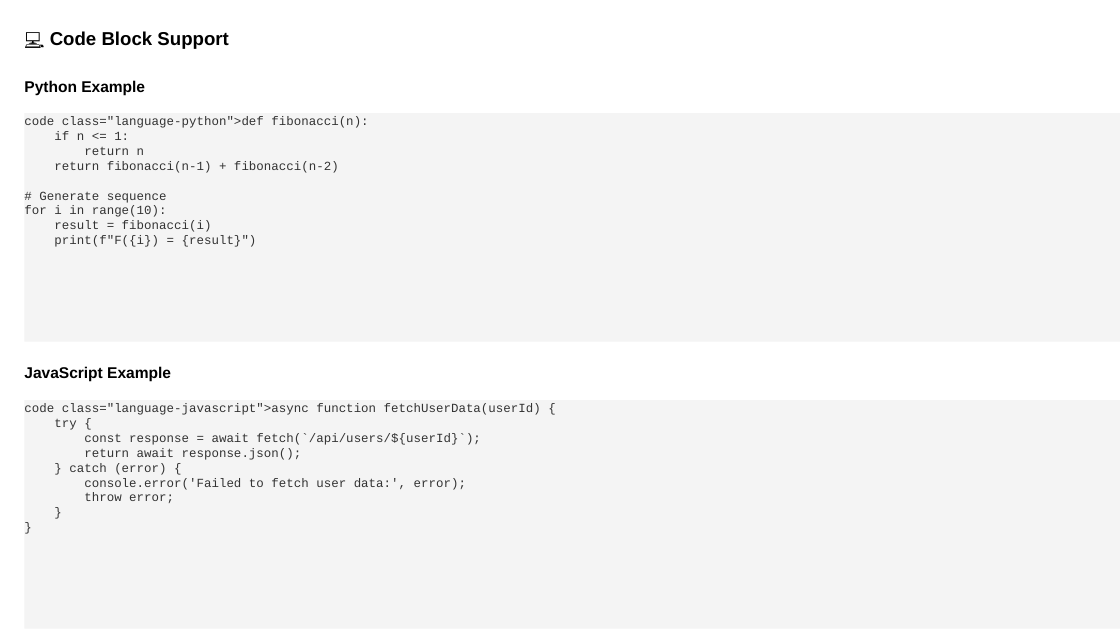
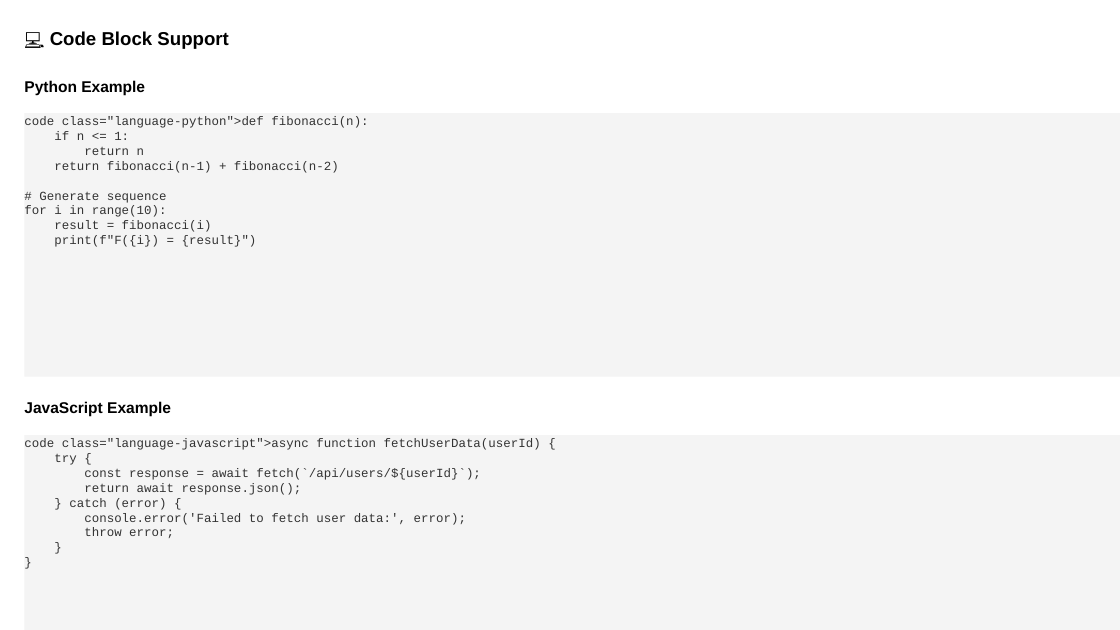
Before and after one commit to louisazhou/slidegenerator, a slide deck: slide 5 of output/comprehensive_demo_default.pptx. Drawn at 1120x630 pixels with LibreOffice and Linux fonts; fonts in the diff are those of the drawing. Boxes give left, top, right and bottom in pixels: in the first picture for what was removed or moved away, otherwise in the second. Text is boxed around its words. In the diff, an @@ line names an element or a change of style, - is before the commit and + after.

```diff
--- a/output/comprehensive_demo_default.pptx
+++ b/output/comprehensive_demo_default.pptx
@@ rectangle "code class="language-python">def fibonacci(n): if n ...": place and size @@
-rectangle "code class="language-python">def fibonacci(n): if n ..." at [25, 113, 1120, 342]
+rectangle "code class="language-python">def fibonacci(n): if n ..." at [25, 113, 1120, 376]
@@ text "JavaScript Example": place and size @@
-text "JavaScript Example" at [24, 366, 171, 381]
+text "JavaScript Example" at [24, 401, 171, 416]
@@ rectangle "code class="language-javascript">async function fetchUserDat ...": place and size @@
-rectangle "code class="language-javascript">async function fetchUserDat ..." at [25, 400, 1120, 628]
+rectangle "code class="language-javascript">async function fetchUserDat ..." at [25, 436, 1120, 630]
```
Also in this commit, not shown: 6 other slides changed, 10 other files.
